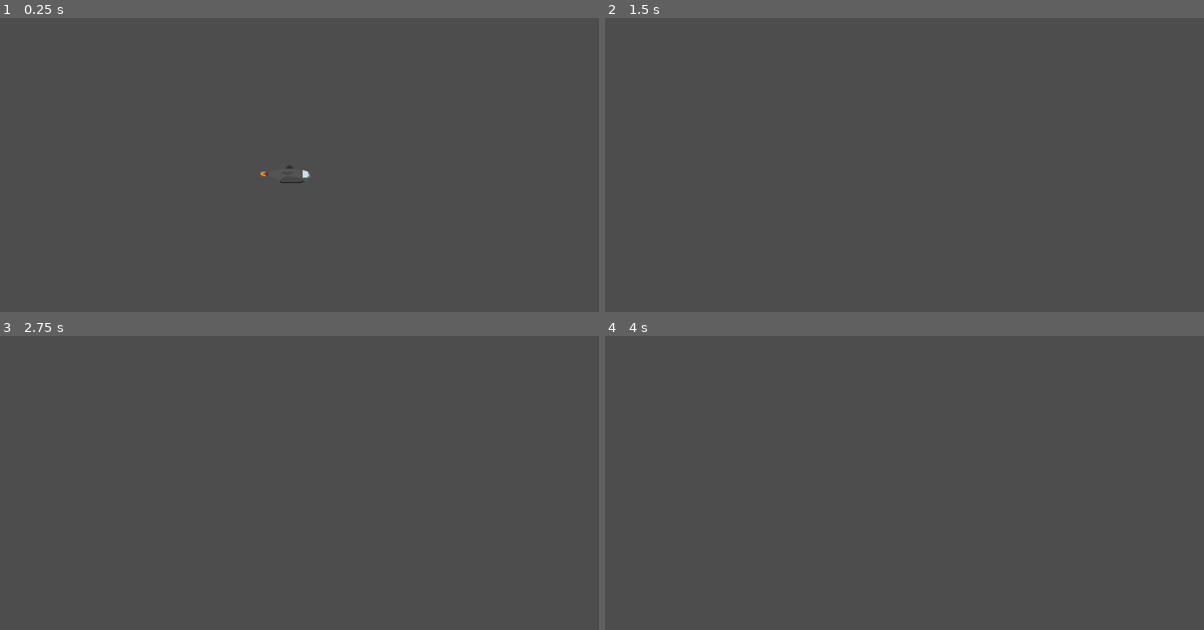
Above: before the commit, frames 1-4 (two rows, left to right).
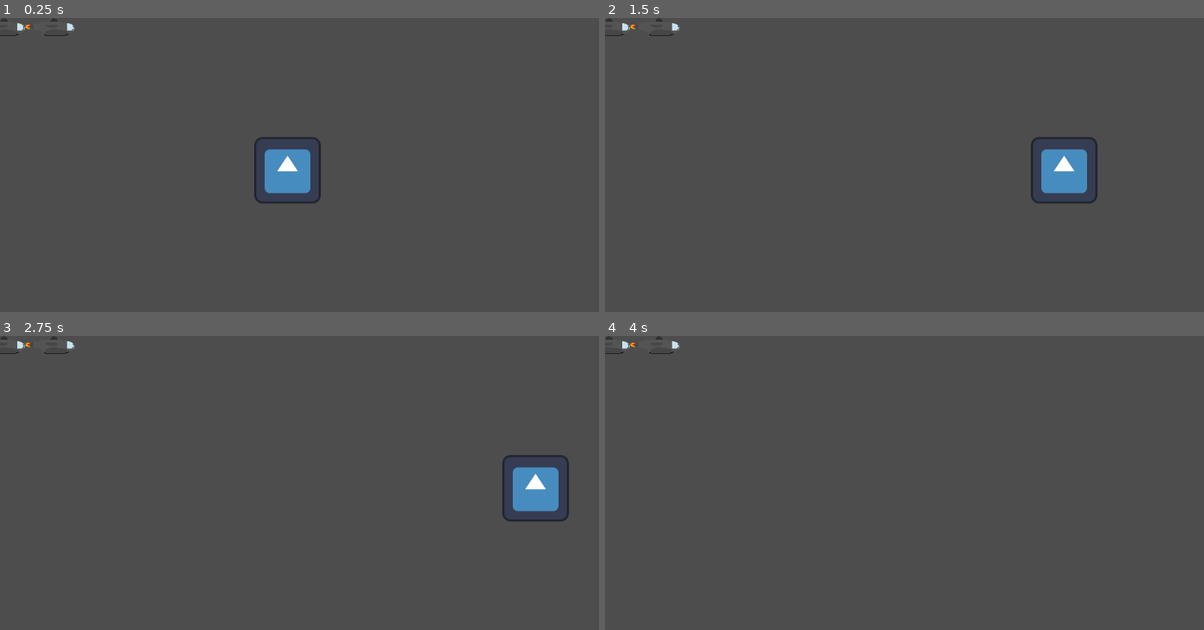
Above: after the commit, the same moments.

Repository: eiganesteknolab/cowfartsimulator
Game: Godot game, scene res://game.tscn
The game is run twice, just before and just after one commit, with the same random seed, the same clock (stepped at 60 frames per second) and the same inputs. The engine's default icon, where the game draws it, is replaced by a stand-in: a white triangle on a blue panel in a dark square.
Inputs:
- Up to frame 1 (0.25 s): no input
- Up to frame 2 (1.5 s): tap Enter (ui_accept) at 0.5, 0.6, 0.77, 1.07, 1.35 s; hold Right (ui_right) from 0.53 s (still down)
- Up to frame 3 (2.75 s): tap Enter (ui_accept) at 1.52, 1.82, 2.1 s; release Right (ui_right) at 2.03 s; hold Left (ui_left) from 2.03 s (still down)
- Up to frame 4 (4 s): release Left (ui_left) at 2.78 s; hold Right (ui_right) from 2.78 s (still down); tap Enter (ui_accept) at 2.85, 3.02, 3.32, 3.6, 3.77 s

The runs differ from the first frame. In frame 1, 1.6% of the frame differs, in the area x 0-54%, y 0-64%; in frame 2, 1.6%; in frame 3, 1.6%; in frame 4, 0.1%.

Commit message:
charachter contorlls complete
complete

Diff:
--- a/godot game files/cow-fart-simulator-slay/game.tscn
+++ b/godot game files/cow-fart-simulator-slay/game.tscn
@@ -1,8 +1,28 @@
-[gd_scene load_steps=2 format=3 uid="uid://ddovgsf5c0x5l"]
+[gd_scene load_steps=4 format=3 uid="uid://ddovgsf5c0x5l"]
 
-[ext_resource type="PackedScene" uid="uid://chs0senq6xkll" path="res://ship_slay.tscn" id="1_8hls1"]
+[ext_resource type="Texture2D" uid="uid://px6gsjbahhn0" path="res://Ship slay.png" id="1_x85vj"]
+[ext_resource type="PackedScene" uid="uid://b26eytqp468ih" path="res://player.tscn" id="2_vpohu"]
+
+[sub_resource type="SpriteFrames" id="SpriteFrames_27bl3"]
+animations = [{
+"frames": [{
+"duration": 1.0,
+"texture": ExtResource("1_x85vj")
+}],
+"loop": true,
+"name": &"default",
+"speed": 5.0
+}, {
+"frames": [],
+"loop": true,
+"name": &"new_animation",
+"speed": 5.0
+}]
 
 [node name="Game" type="Node2D"]
 
-[node name="ship Slay" parent="." instance=ExtResource("1_8hls1")]
-position = Vector2(549, 271)
+[node name="AnimatedSprite2D" type="AnimatedSprite2D" parent="."]
+sprite_frames = SubResource("SpriteFrames_27bl3")
+
+[node name="player" parent="." instance=ExtResource("2_vpohu")]
+position = Vector2(1, 2)
--- /dev/null
+++ b/godot game files/cow-fart-simulator-slay/player.gd
@@ -0,0 +1,30 @@
+extends CharacterBody2D
+
+
+const max_speed = 400
+const accel = 1500
+const friction = 600
+
+var input = Vector2.ZERO
+
+func _physics_process(delta):
+	player_movement(delta)
+
+func get_input():
+	input.x = int(Input.is_action_pressed("ui_right")) - int(Input.is_action_pressed("ui_left"))
+	input.y = int(Input.is_action_pressed("ui_down")) - int(Input.is_action_pressed("ui_up"))
+	return input.normalized()
+
+func player_movement(delta):
+	input = get_input()
+
+	if input == Vector2.ZERO:
+		if velocity.length() > (friction * delta):
+			velocity = velocity.normalized() * (friction * delta)
+		else:
+			velocity = Vector2.ZERO
+	else:
+		velocity += (input * accel * delta)
+		velocity = velocity.limit_length(max_speed)
+
+	move_and_slide()
--- /dev/null
+++ b/godot game files/cow-fart-simulator-slay/player.tscn
@@ -0,0 +1,18 @@
+[gd_scene load_steps=4 format=3 uid="uid://b26eytqp468ih"]
+
+[ext_resource type="Texture2D" uid="uid://q6wbjmhh5cjo" path="res://icon.svg" id="1_pirhq"]
+[ext_resource type="Script" path="res://player.gd" id="1_v736c"]
+
+[sub_resource type="RectangleShape2D" id="RectangleShape2D_jr8ty"]
+size = Vector2(121, 119)
+
+[node name="player" type="CharacterBody2D"]
+script = ExtResource("1_v736c")
+
+[node name="sigma" type="Sprite2D" parent="."]
+position = Vector2(552, 291)
+texture = ExtResource("1_pirhq")
+
+[node name="CollisionShape2D" type="CollisionShape2D" parent="."]
+position = Vector2(703, 292)
+shape = SubResource("RectangleShape2D_jr8ty")
--- a/godot game files/cow-fart-simulator-slay/project.godot
+++ b/godot game files/cow-fart-simulator-slay/project.godot
@@ -17,6 +17,38 @@
 
 [input]
 
+ui_left={
+"deadzone": 0.5,
+"events": [Object(InputEventKey,"resource_local_to_scene":false,"resource_name":"","device":0,"window_id":0,"alt_pressed":false,"shift_pressed":false,"ctrl_pressed":false,"meta_pressed":false,"pressed":false,"keycode":4194319,"physical_keycode":0,"key_label":0,"unicode":0,"location":0,"echo":false,"script":null)
+, Object(InputEventJoypadButton,"resource_local_to_scene":false,"resource_name":"","device":0,"button_index":13,"pressure":0.0,"pressed":false,"script":null)
+, Object(InputEventJoypadMotion,"resource_local_to_scene":false,"resource_name":"","device":0,"axis":0,"axis_value":-1.0,"script":null)
+, Object(InputEventKey,"resource_local_to_scene":false,"resource_name":"","device":-1,"window_id":0,"alt_pressed":false,"shift_pressed":false,"ctrl_pressed":false,"meta_pressed":false,"pressed":false,"keycode":0,"physical_keycode":65,"key_label":0,"unicode":97,"location":0,"echo":false,"script":null)
+]
+}
+ui_right={
+"deadzone": 0.5,
+"events": [Object(InputEventKey,"resource_local_to_scene":false,"resource_name":"","device":0,"window_id":0,"alt_pressed":false,"shift_pressed":false,"ctrl_pressed":false,"meta_pressed":false,"pressed":false,"keycode":4194321,"physical_keycode":0,"key_label":0,"unicode":0,"location":0,"echo":false,"script":null)
+, Object(InputEventJoypadButton,"resource_local_to_scene":false,"resource_name":"","device":0,"button_index":14,"pressure":0.0,"pressed":false,"script":null)
+, Object(InputEventJoypadMotion,"resource_local_to_scene":false,"resource_name":"","device":0,"axis":0,"axis_value":1.0,"script":null)
+, Object(InputEventKey,"resource_local_to_scene":false,"resource_name":"","device":-1,"window_id":0,"alt_pressed":false,"shift_pressed":false,"ctrl_pressed":false,"meta_pressed":false,"pressed":false,"keycode":0,"physical_keycode":68,"key_label":0,"unicode":100,"location":0,"echo":false,"script":null)
+]
+}
+ui_up={
+"deadzone": 0.5,
+"events": [Object(InputEventKey,"resource_local_to_scene":false,"resource_name":"","device":0,"window_id":0,"alt_pressed":false,"shift_pressed":false,"ctrl_pressed":false,"meta_pressed":false,"pressed":false,"keycode":4194320,"physical_keycode":0,"key_label":0,"unicode":0,"location":0,"echo":false,"script":null)
+, Object(InputEventJoypadButton,"resource_local_to_scene":false,"resource_name":"","device":0,"button_index":11,"pressure":0.0,"pressed":false,"script":null)
+, Object(InputEventJoypadMotion,"resource_local_to_scene":false,"resource_name":"","device":0,"axis":1,"axis_value":-1.0,"script":null)
+, Object(InputEventKey,"resource_local_to_scene":false,"resource_name":"","device":-1,"window_id":0,"alt_pressed":false,"shift_pressed":false,"ctrl_pressed":false,"meta_pressed":false,"pressed":false,"keycode":0,"physical_keycode":87,"key_label":0,"unicode":119,"location":0,"echo":false,"script":null)
+]
+}
+ui_down={
+"deadzone": 0.5,
+"events": [Object(InputEventKey,"resource_local_to_scene":false,"resource_name":"","device":0,"window_id":0,"alt_pressed":false,"shift_pressed":false,"ctrl_pressed":false,"meta_pressed":false,"pressed":false,"keycode":4194322,"physical_keycode":0,"key_label":0,"unicode":0,"location":0,"echo":false,"script":null)
+, Object(InputEventJoypadButton,"resource_local_to_scene":false,"resource_name":"","device":0,"button_index":12,"pressure":0.0,"pressed":false,"script":null)
+, Object(InputEventJoypadMotion,"resource_local_to_scene":false,"resource_name":"","device":0,"axis":1,"axis_value":1.0,"script":null)
+, Object(InputEventKey,"resource_local_to_scene":false,"resource_name":"","device":-1,"window_id":0,"alt_pressed":false,"shift_pressed":false,"ctrl_pressed":false,"meta_pressed":false,"pressed":false,"keycode":0,"physical_keycode":83,"key_label":0,"unicode":115,"location":0,"echo":false,"script":null)
+]
+}
 MOVE_LEFT={
 "deadzone": 0.5,
 "events": [Object(InputEventKey,"resource_local_to_scene":false,"resource_name":"","device":-1,"window_id":0,"alt_press …(191 unchanged characters)…
--- a/godot game files/cow-fart-simulator-slay/ship_slay.gd
+++ /dev/null
@@ -1,25 +0,0 @@
-extends CharacterBody2D
-
-
-const SPEED = 300.0
-const JUMP_VELOCITY = -400.0
-
-
-func _physics_process(delta: float) -> void:
-	# Add the gravity.
-	if not is_on_floor():
-		velocity += get_gravity() * delta
-
-	# Handle jump.
-	if Input.is_action_just_pressed("ui_accept") and is_on_floor():
-		velocity.y = JUMP_VELOCITY
-
-	# Get the input direction and handle the movement/deceleration.
-	# As good practice, you should replace UI actions with custom gameplay actions.
-	var direction := Input.get_axis("ui_left", "ui_right")
-	if direction:
-		velocity.x = direction * SPEED
-	else:
-		velocity.x = move_toward(velocity.x, 0, SPEED)
-
-	move_and_slide()
--- a/godot game files/cow-fart-simulator-slay/ship_slay.tscn
+++ /dev/null
@@ -1,69 +0,0 @@
-[gd_scene load_steps=11 format=3 uid="uid://chs0senq6xkll"]
-
-[ext_resource type="Script" path="res://ship_slay.gd" id="1_fo5bh"]
-[ext_resource type="Texture2D" uid="uid://px6gsjbahhn0" path="res://Ship slay.png" id="1_rxniq"]
-
-[sub_resource type="AtlasTexture" id="AtlasTexture_0q2re"]
-atlas = ExtResource("1_rxniq")
-region = Rect2(0, 0, 96, 34)
-
-[sub_resource type="AtlasTexture" id="AtlasTexture_3ch4r"]
-atlas = ExtResource("1_rxniq")
-region = Rect2(96, 0, 96, 34)
-
-[sub_resource type="AtlasTexture" id="AtlasTexture_fc6e4"]
-atlas = ExtResource("1_rxniq")
-region = Rect2(192, 0, 96, 34)
-
-[sub_resource type="AtlasTexture" id="AtlasTexture_nnieo"]
-atlas = ExtResource("1_rxniq")
-region = Rect2(0, 34, 96, 34)
-
-[sub_resource type="AtlasTexture" id="AtlasTexture_ft430"]
-atlas = ExtResource("1_rxniq")
-region = Rect2(96, 34, 96, 34)
-
-[sub_resource type="AtlasTexture" id="AtlasTexture_frp61"]
-atlas = ExtResource("1_rxniq")
-region = Rect2(192, 34, 96, 34)
-
-[sub_resource type="SpriteFrames" id="SpriteFrames_jw8ci"]
-animations = [{
-"frames": [{
-"duration": 1.0,
-"texture": SubResource("AtlasTexture_0q2re")
-}, {
-"duration": 1.0,
-"texture": SubResource("AtlasTexture_3ch4r")
-}, {
-"duration": 1.0,
-"texture": SubResource("AtlasTexture_fc6e4")
-}, {
-"duration": 1.0,
-"texture": SubResource("AtlasTexture_nnieo")
-}, {
-"duration": 1.0,
-"texture": SubResource("AtlasTexture_ft430")
-}, {
-"duration": 1.0,
-"texture": SubResource("AtlasTexture_frp61")
-}],
-"loop": true,
-"name": &"default",
-"speed": 5.0
-}]
-
-[sub_resource type="RectangleShape2D" id="RectangleShape2D_osol6"]
-size = Vector2(76.5, 23.5)
-
-[node name="ship Slay" type="CharacterBody2D"]
-script = ExtResource("1_fo5bh")
-
-[node name="AnimatedSprite2D" type="AnimatedSprite2D" parent="."]
-sprite_frames = SubResource("SpriteFrames_jw8ci")
-autoplay = "default"
-frame_progress = 0.35505
-
-[node name="CollisionShape2D" type="CollisionShape2D" parent="."]
-position = Vector2(6.75, 3.75)
-shape = SubResource("RectangleShape2D_osol6")
